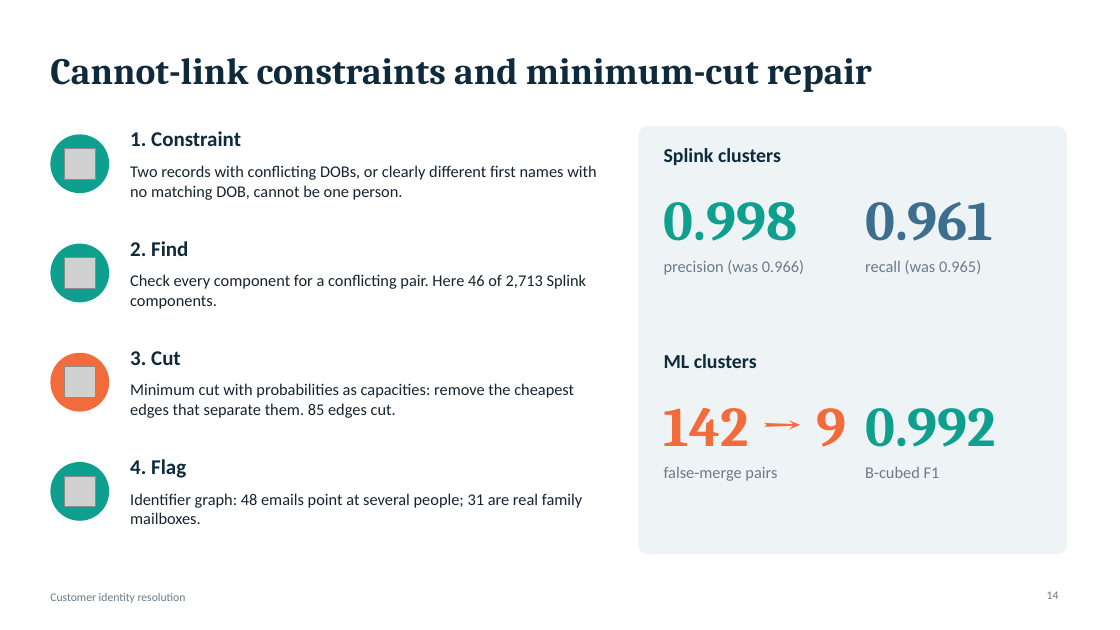
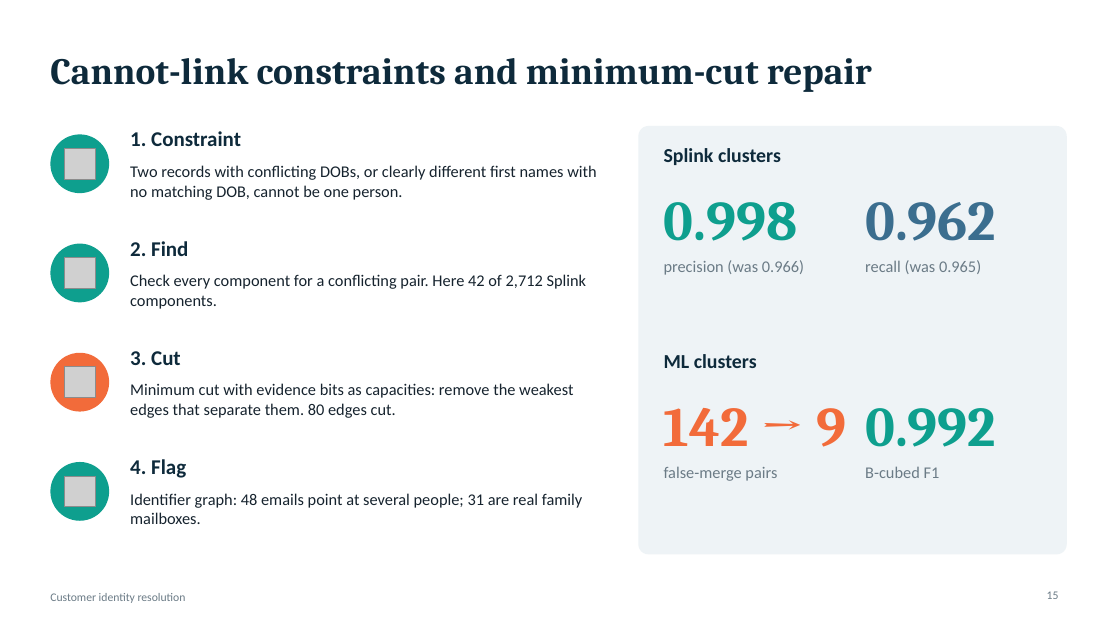
Before and after one commit to olonok69/Entity-Resolution-ML, a slide deck: slide 15 of er-demo/slides/customer-identity-resolution.pptx (slide 14 before the commit). Drawn at 1120x630 pixels with LibreOffice and Linux fonts; fonts in the diff are those of the drawing; grey boxes stand for pictures. Boxes give left, top, right and bottom in pixels: in the first picture for what was removed or moved away, otherwise in the second. Text is boxed around its words. In the diff, an @@ line names an element or a change of style, - is before the commit and + after.

Commit message:
Explain supervised matching and graph clustering step by step
Rewrite DEMO_GUIDE 3.6 and 3.7 with worked examples from the demo:
pair features for a real pair, thresholds, leakage and calibration;
connected components, chaining, cannot-link rules and a min-cut
walkthrough on a real household component. Use evidence bits instead of
probabilities as graph edge weights and min-cut capacities, and align
the README, video script and deck.

```diff
--- a/er-demo/slides/customer-identity-resolution.pptx
+++ b/er-demo/slides/customer-identity-resolution.pptx
@@ text at [865,202,996,241]: text changed @@
-0.961
+0.962
@@ text at [130,274,587,309]: text changed @@
-Check every component for a conflicting pair. Here 46 of 2,713 Splink components.
+Check every component for a conflicting pair. Here 42 of 2,712 Splink components.
@@ text at [130,383,573,418]: text changed @@
-Minimum cut with probabilities as capacities: remove the cheapest edges that separate them. 85 edges cut.
+Minimum cut with evidence bits as capacities: remove the weakest edges that separate them. 80 edges cut.
@@ page number at [1047,591,1059,599]: text changed @@
-14
+15
```
Also in this commit, not shown: 3 other slides changed, 2 slides added, 4 other files.
